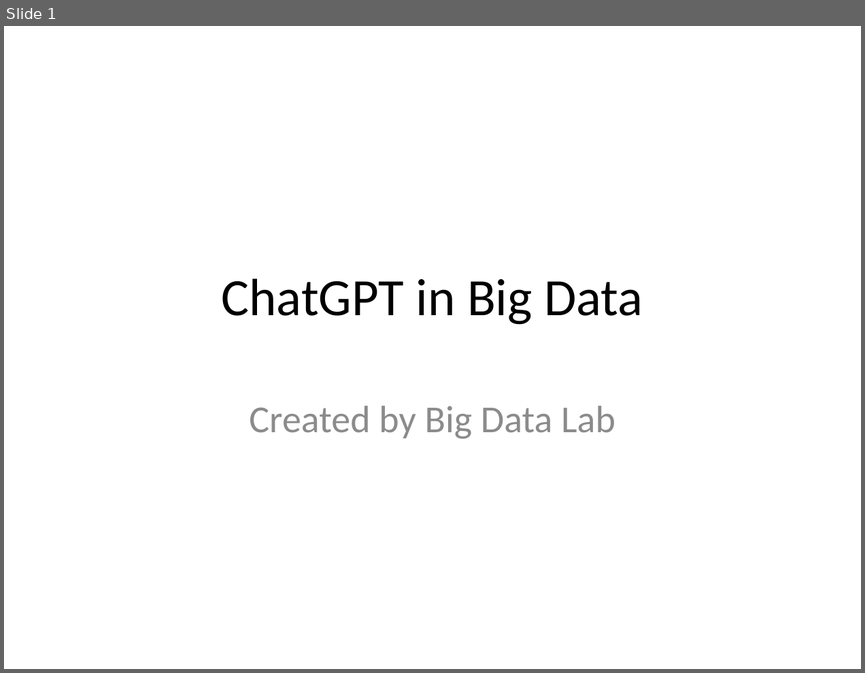
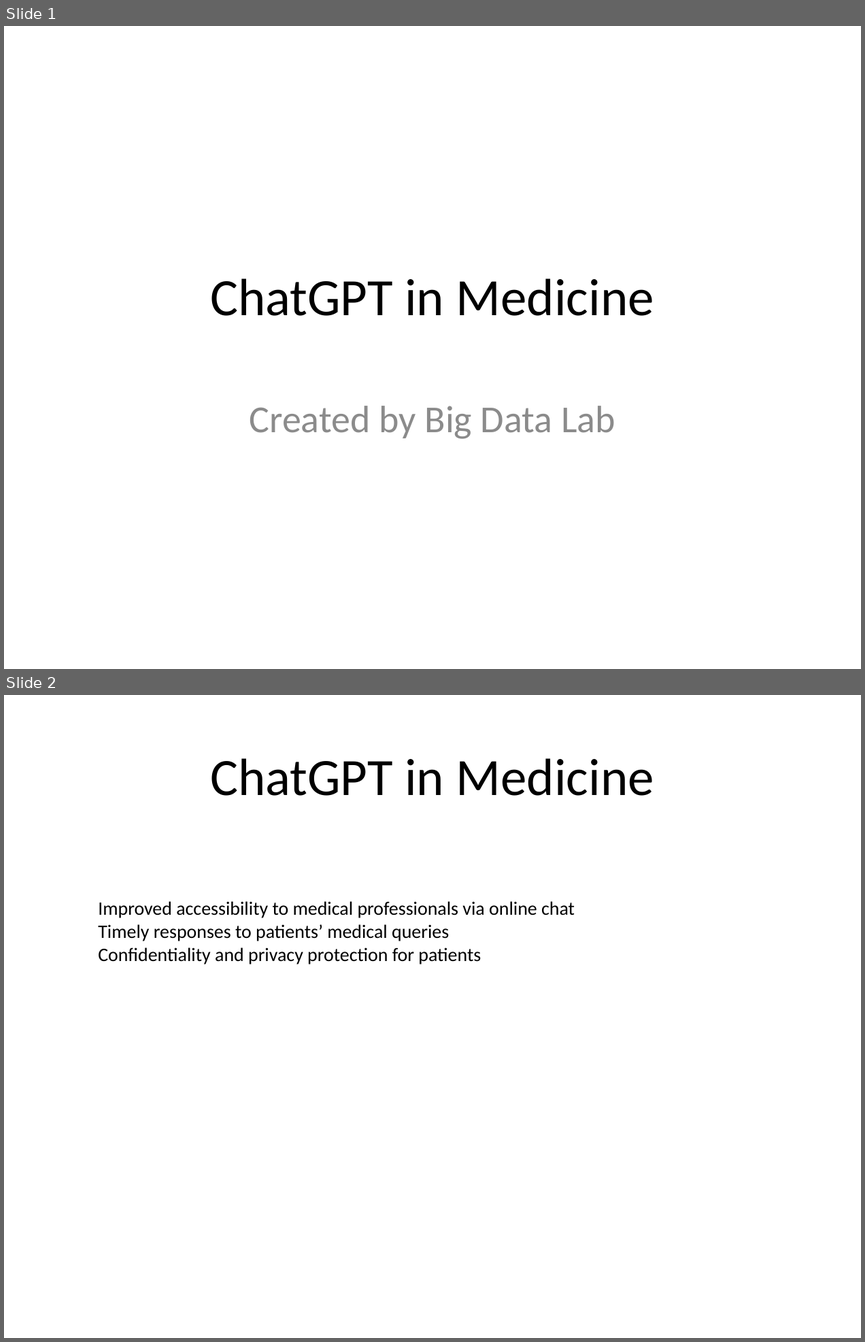
Before and after one commit to bithabib/create_ppt_using_chatgpt, a slide deck: First_presentation.pptx. Shown one above the other, each under a label of ours: slide 1 before the commit, slides 1 and 2 after it. The pictures are 865x673 and 865x1342 pixels, drawn with LibreOffice and Linux fonts; fonts in the diff are those of the drawing. Boxes give left, top, right and bottom in pixels: in the first picture for what was removed or moved away, otherwise in the second. Text is boxed around its words. In the diff, an @@ line names an element or a change of style, - is before the commit and + after.

```diff
--- a/First_presentation.pptx
+++ b/First_presentation.pptx
@@ slide 2 added at bbox=[4, 695, 861, 1338], background #FFFFFF @@
@@ title added at bbox=[210, 758, 654, 796], 44 pt, text #000000 @@
+ChatGPT in Medicine
@@ text added at bbox=[98, 901, 575, 964], 16 pt, text #000000 @@
+Improved accessibility to medical professionals via online chat
+Timely responses to patients’ medical queries
+Confidentiality and privacy protection for patients
@@ slide 1 changed as well @@
@@ title at bbox=[210, 278, 654, 316]: text changed @@
-ChatGPT in Big Data
+ChatGPT in Medicine
```
Also in this commit, not shown: 1 other slide changed, 2 other slides added, 3 slides removed, 1 other file.
